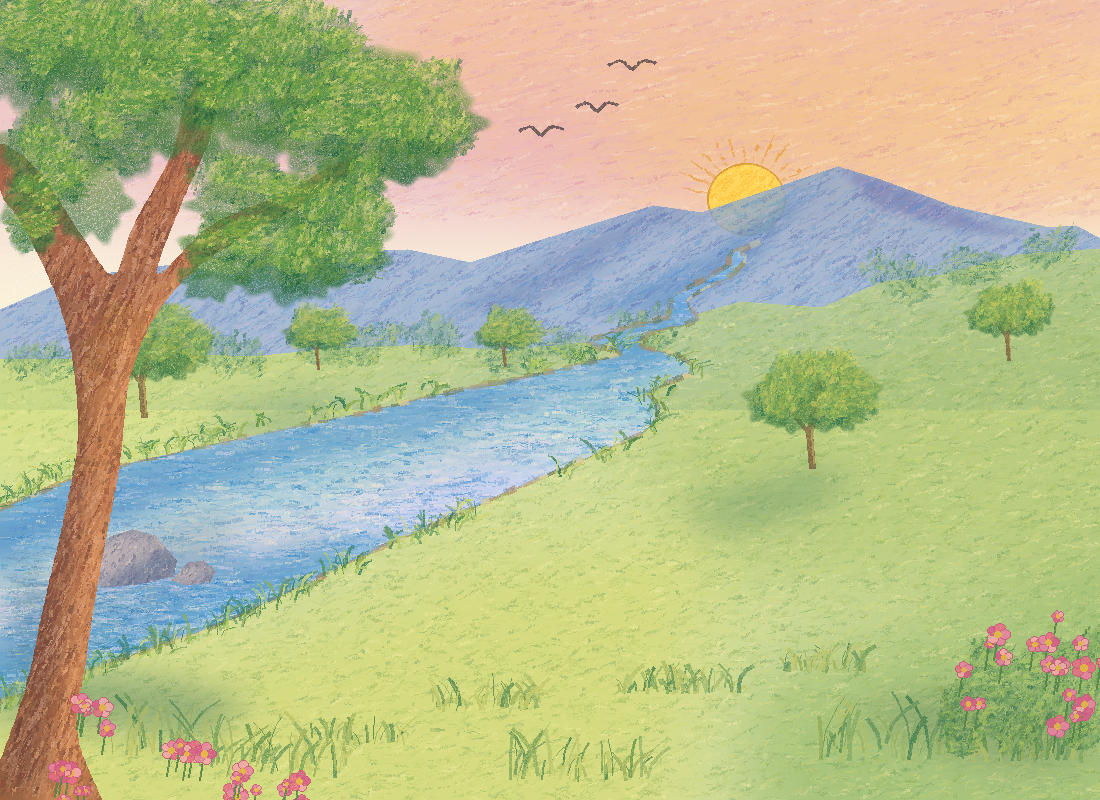
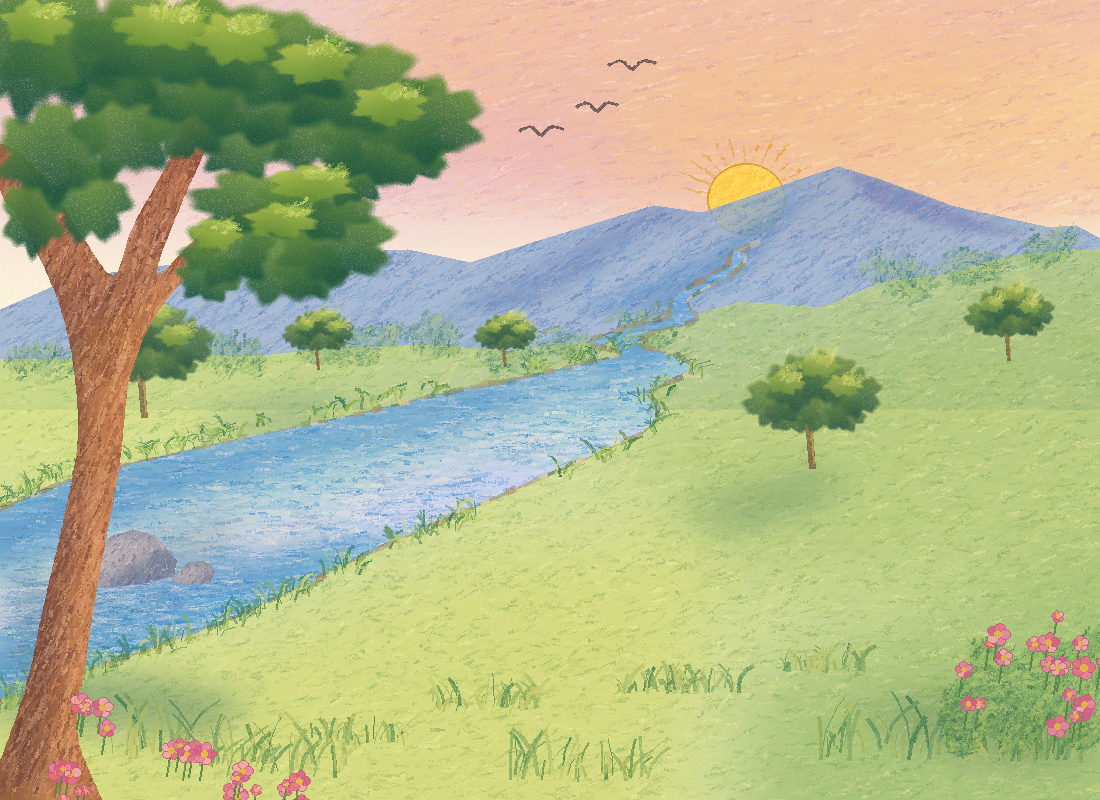
Layers edited between the first and the second 1100 x 800 image:
painted on "Yellow-green leaf marks" over [left=0, top=0, right=512, bottom=320]
painted on "Canopy shadow marks" over [left=0, top=0, right=512, bottom=320]
painted on "Sunlit willow foliage" over [left=94, top=274, right=1057, bottom=436]
painted on "Willow canopies" over [left=73, top=277, right=1057, bottom=436]
